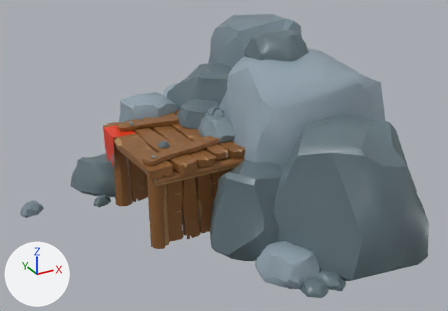
The FBX model Centurion Hex/Assets/Art/3D/goldmine.fbx: old version first, new version second.
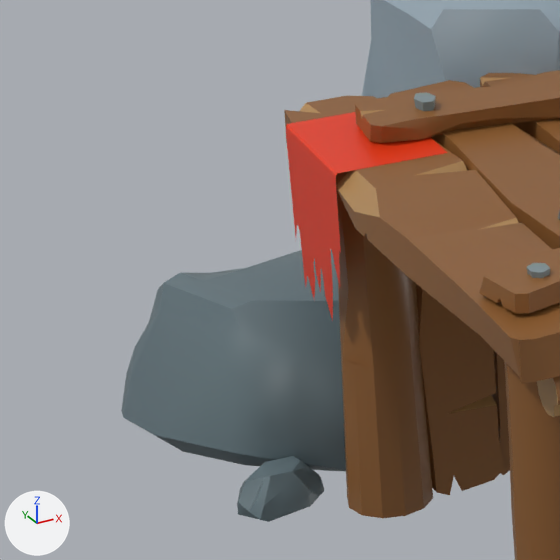
Each version appears first whole from a 50 mm camera at (-18.62, -22.95, 13.88) aimed at (-6.57, -1.02, 2.92), and next in a close-up on the part from 10% to 35% of the width and 33% to 69% of the height. The lights are fixed; the arrows at lower left show +X, +Y and +Z. Where no turn or scale is listed for an object, it has been applied to the vertices.

Script lines for the objects in view, before the commit:
```python
me_cylinder_1055 = bpy.data.meshes.new('Cylinder.1055')
me_cylinder_1055.from_pydata(...)  # 3061 vertices, 4588 faces; spans x -14.8..1.2, y -8.8..8.1, z 0.0..8.0
me_cylinder_1055.materials.append(mat_base_color)  # picture img_base_color_png
ob_gold_mine_tire_01_003 = bpy.data.objects.new('gold_mine_tire_01.003', me_cylinder_1055)
ob_gold_mine_tire_01_003.location = (0.0, 0.0, 0.0)
```
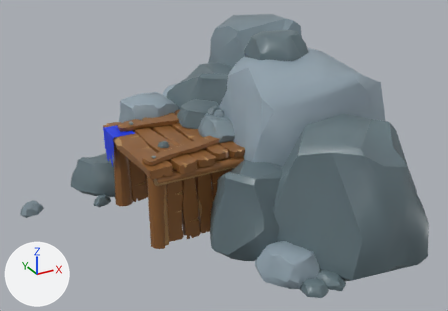
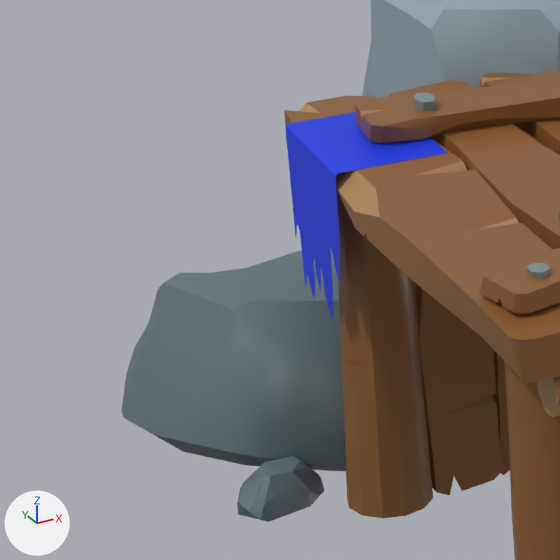
What differs and where, as boxes [x1, y1, x2, y2] in the close-ups (560 x 560 px):
part 1 of me_cylinder_1055, recoloured (red to blue)
    both: [286, 112, 448, 321]

Diff of the bpy script that builds the scene:
```diff
--- a/Centurion Hex/Assets/Art/3D/goldmine.fbx.py
+++ b/Centurion Hex/Assets/Art/3D/goldmine.fbx.py
@@ mat_playercolor @@
+mat_playercolor = principled_material('PlayerColor')
+mat_playercolor.base_color = (0.00505, 0.0398, 0.8)  # blue #1038e7
@@ me_cylinder_1055 @@
 me_cylinder_1055.from_pydata(...)  # 3061 vertices, 4588 faces; spans x -14.8..1.2, y -8.8..8.1, z 0.0..8.0
 # used by ob_gold_mine_tire_01_003; location = (0.0, 0.0, 0.0)
+# me_cylinder_1055 part 1: 5 of the faces centred in x -10.9..-10.3, y 1.6, z 2.8..3.9 switch from mat_base_color (picture img_base_color_png) to mat_playercolor (blue #1038e7)
```
